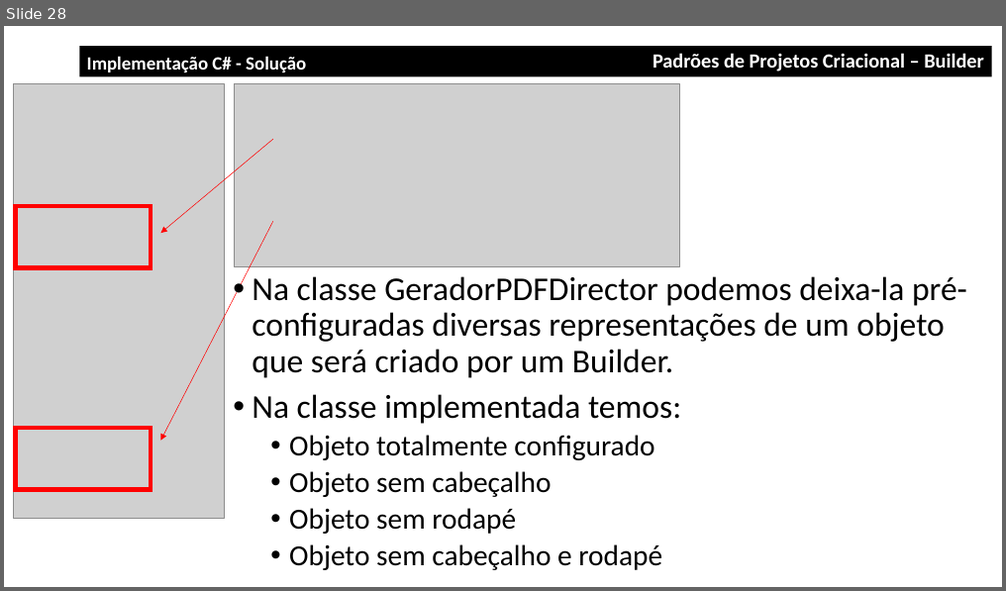
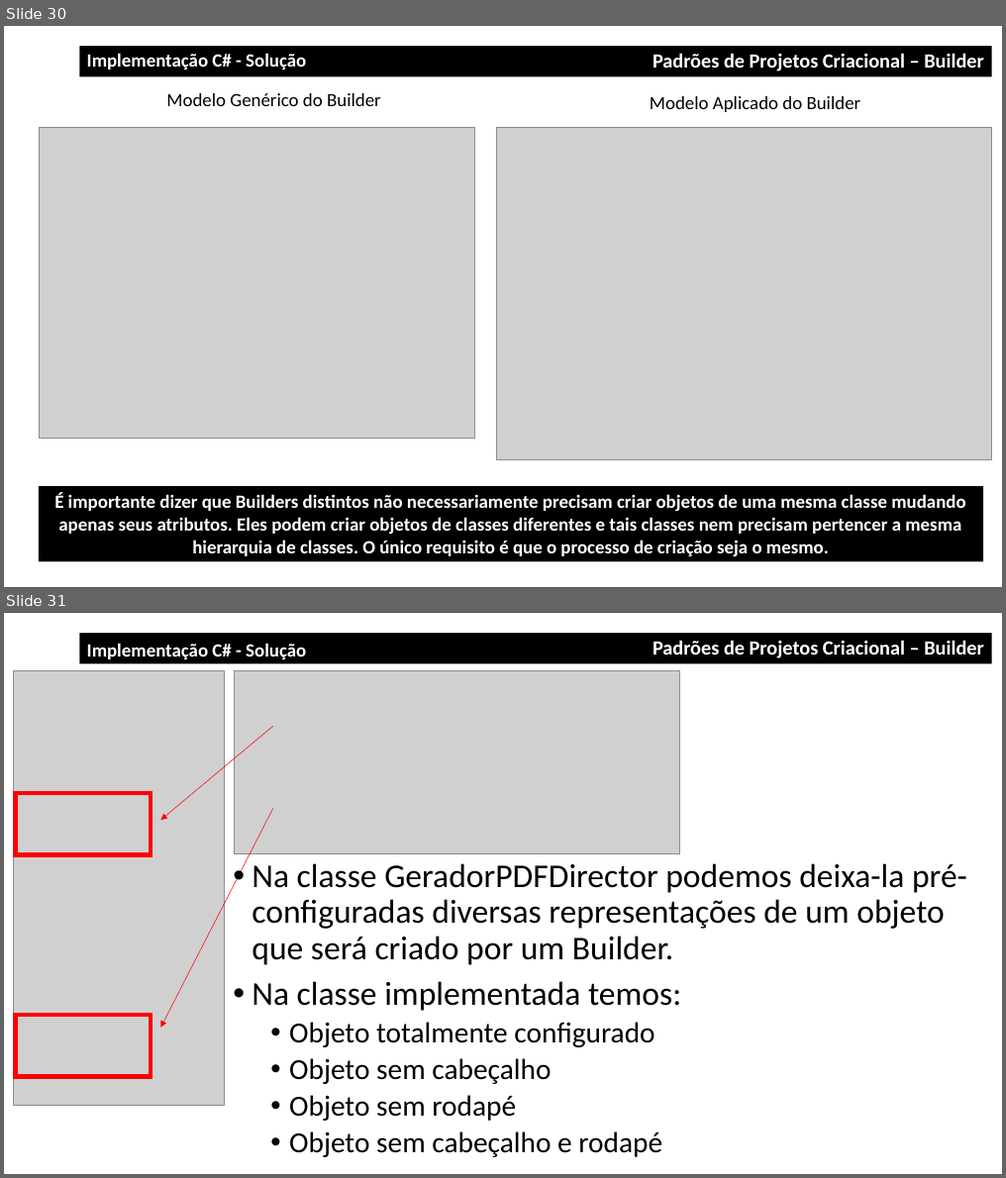
Before and after one commit to jeffersonarpasserini/DesignPatternsProjects, a slide deck: Aulas/Aula14_Builder/Aula14_DesignPattern_Criacional_1_Builder.pptx. Shown one above the other, each under a label of ours: slide 28 before the commit, slides 30 and 31 after it. The pictures are 1006x591 and 1006x1178 pixels, drawn with LibreOffice and Linux fonts; fonts in the diff are those of the drawing; grey boxes stand for pictures. Boxes give left, top, right and bottom in pixels: in the first picture for what was removed or moved away, otherwise in the second. Text is boxed around its words. In the diff, an @@ line names an element or a change of style, - is before the commit and + after.

Commit message:
Builder Csharp alteracao aula

```diff
--- a/Aulas/Aula14_Builder/Aula14_DesignPattern_Criacional_1_Builder.pptx
+++ b/Aulas/Aula14_Builder/Aula14_DesignPattern_Criacional_1_Builder.pptx
@@ slide 30 added at (4,26,1002,587), background #FFFFFF @@
@@ rectangle added at (79,46,992,76), fill #000000, 19.4 pt, text #FFFFFF, bold @@
+Padrões de Projetos Criacional – Builder
@@ text added at (87,53,306,70), 18 pt, text #FFFFFF, bold @@
+Implementação C# - Solução
@@ text added at (166,93,381,106), 18 pt, text #000000 @@
+Modelo Genérico do Builder
@@ text added at (649,96,861,112), 18 pt, text #000000 @@
+Modelo Aplicado do Builder
@@ picture added at (39,127,474,439) @@
@@ picture added at (496,127,991,461) @@
@@ rectangle added at (39,486,983,562), fill #000000, 18 pt, text #FFFFFF, bold @@
+É importante dizer que Builders distintos não necessariamente precisam criar objetos de uma mesma classe mudando apenas seus atributos. Eles podem criar objetos de classes diferentes e tais classes nem precisam pertencer a mesma hierarquia de classes. O único requisito é que o processo de criação seja o mesmo.
@@ what was slide 28 is now slide 31 @@
```
Also in this commit, not shown: 1 slide changed, 2 other slides added.
